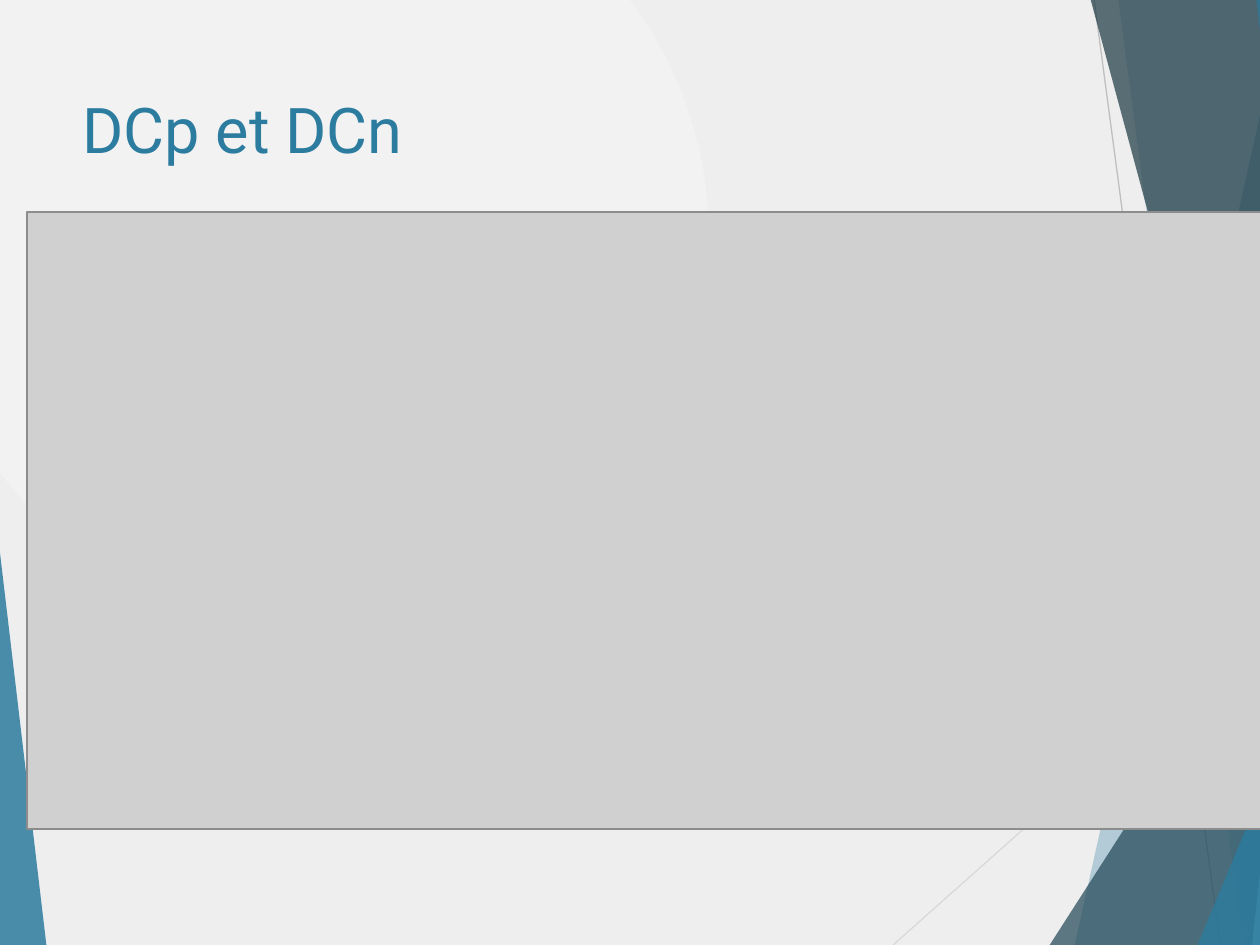
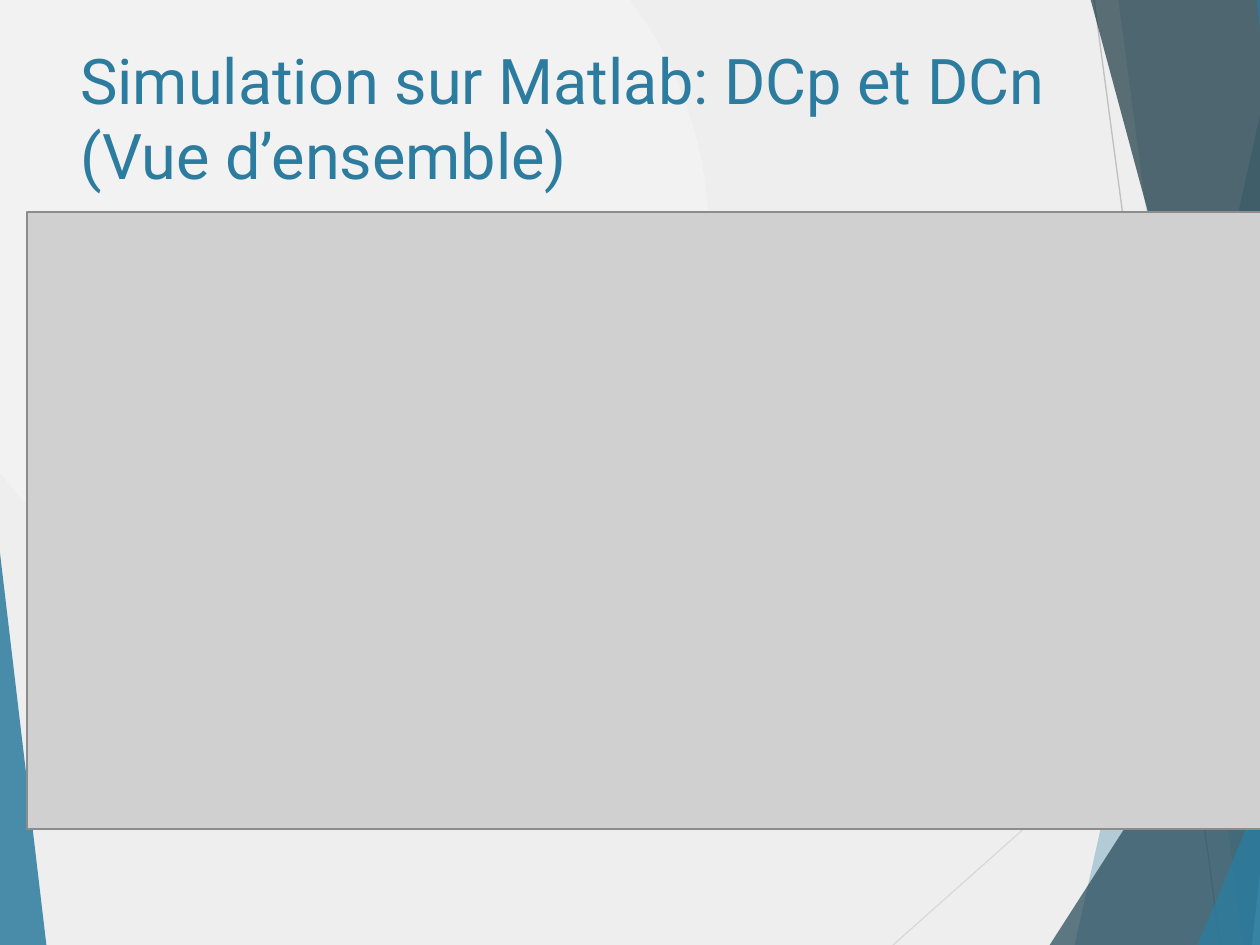
Before and after one commit to danthib76/DesignIV, a slide deck: slide 13 of Remise/Remise 2/Presentation_Remise_2.pptx (slide 10 before the commit). Drawn at 1260x945 pixels with LibreOffice and Linux fonts; fonts in the diff are those of the drawing; grey boxes stand for pictures. Boxes give left, top, right and bottom in pixels: in the first picture for what was removed or moved away, otherwise in the second. Text is boxed around its words. In the diff, an @@ line names an element or a change of style, - is before the commit and + after.

Commit message:
Ajout images simulation Psim

```diff
--- a/Remise/Remise 2/Presentation_Remise_2.pptx
+++ b/Remise/Remise 2/Presentation_Remise_2.pptx
@@ title at box(80, 56, 1044, 193): text changed @@
-DCp et DCn
+Simulation sur Matlab: DCp et DCn (Vue d’ensemble)
```
Also in this commit, not shown: 9 other slides changed, 16 slides added, 5 slides removed.
